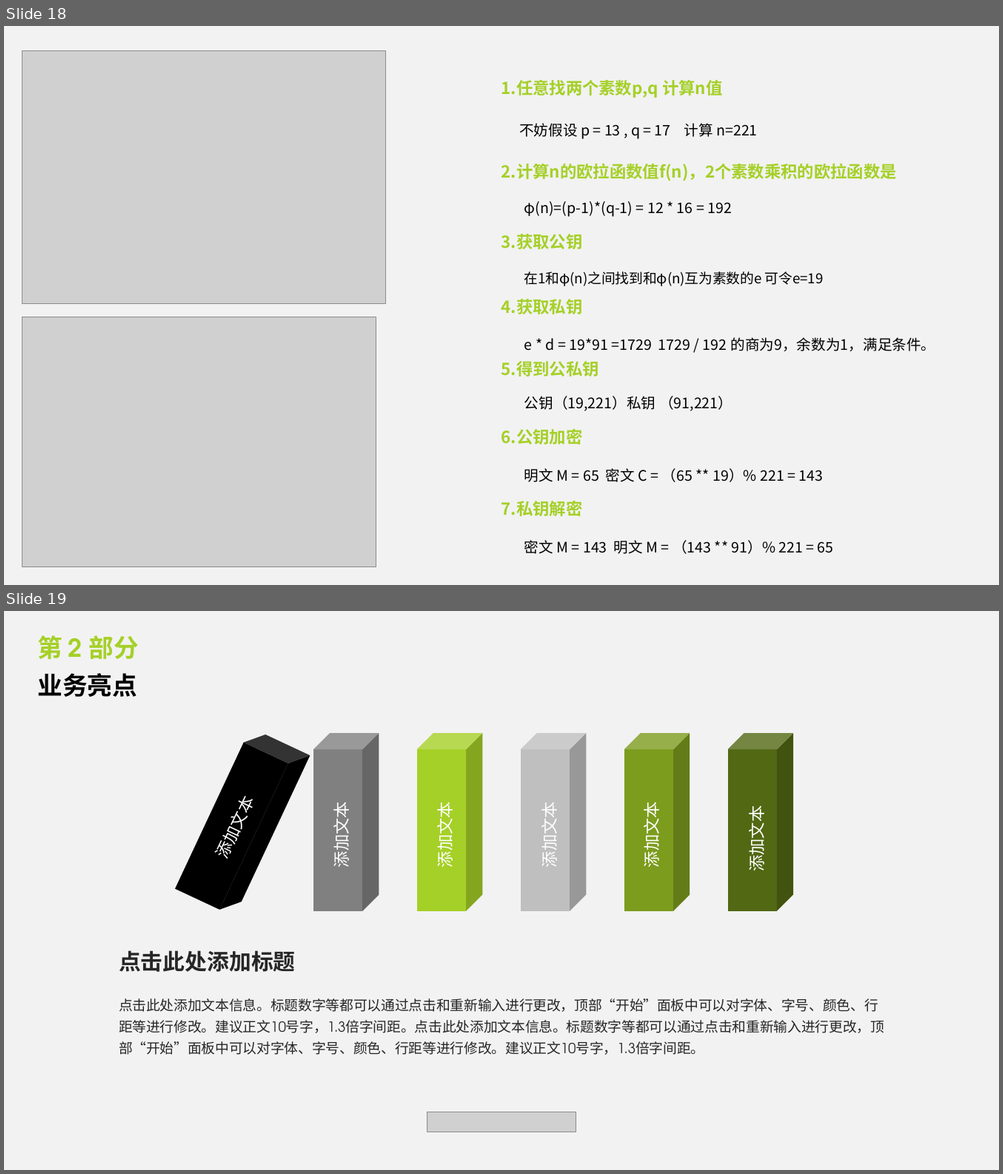
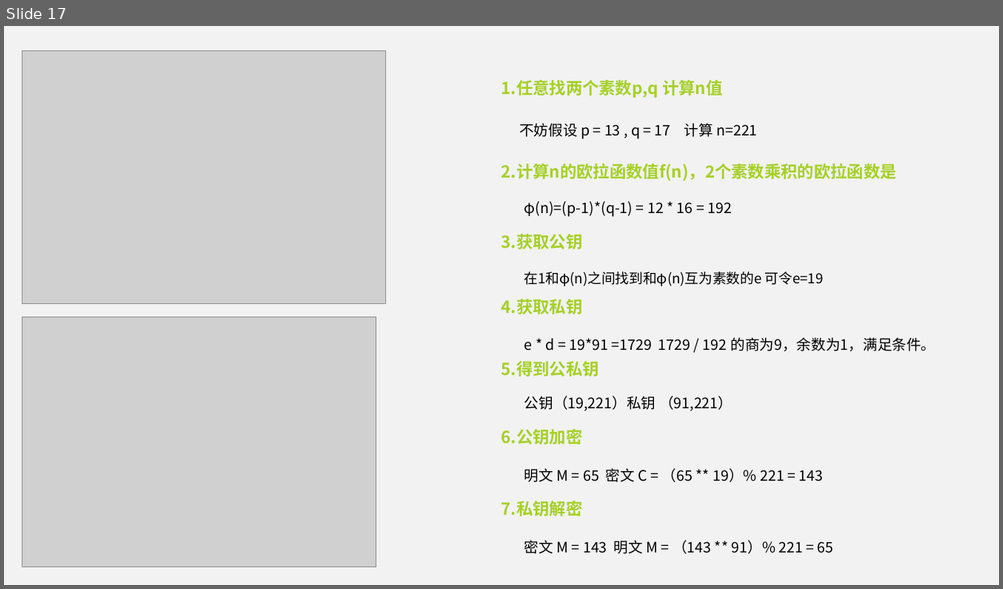
Before and after one commit to mikemikemao/c-11, a slide deck: encryption.pptx. Shown one above the other, each under a label of ours: slides 18 and 19 before the commit, slide 17 after it. The pictures are 1003x1174 and 1003x589 pixels, drawn with LibreOffice and Linux fonts; fonts in the diff are those of the drawing; grey boxes stand for pictures. Boxes give left, top, right and bottom in pixels: in the first picture for what was removed or moved away, otherwise in the second. Text is boxed around its words. In the diff, an @@ line names an element or a change of style, - is before the commit and + after.

```diff
--- a/encryption.pptx
+++ b/encryption.pptx
@@ slide 19 removed at [4, 611, 999, 1170], background #F2F2F2 @@
@@ text removed at [37, 635, 139, 659] @@
-第 2 部分
@@ text removed at [37, 673, 136, 697] @@
-业务亮点
@@ cube removed at [175, 728, 310, 917] @@
@@ cube removed at [313, 733, 378, 911] @@
@@ cube removed at [417, 733, 482, 911] @@
@@ cube removed at [521, 733, 586, 911] @@
@@ cube removed at [624, 733, 690, 911] @@
@@ cube removed at [728, 733, 794, 911] @@
@@ text removed at [207, 803, 253, 859] @@
-添加文本
@@ text removed at [328, 808, 352, 866] @@
-添加文本
@@ text removed at [432, 808, 455, 866] @@
-添加文本
@@ text removed at [537, 808, 560, 866] @@
-添加文本
@@ text removed at [639, 808, 663, 866] @@
-添加文本
@@ text removed at [743, 812, 767, 870] @@
-添加文本
@@ text removed at [119, 951, 296, 972] @@
-点击此处添加标题
@@ text removed at [119, 999, 884, 1055] @@
-点击此处添加文本信息。标题数字等都可以通过点击和重新输入进行更改，顶部“开始”面板中可以对字体、字号、颜色、行距等进行修改。建议正文10号字，1.3倍字间距。点击此处添加文本信息。标题数字等都可以通过点击和重新输入进行更改，顶部“开始”面板中可以对字体、字号、颜色、行距等进行修改。建议正文10号字，1.3倍字间距。
@@ picture removed at [427, 1113, 576, 1133] @@
@@ what was slide 18 is now slide 17 @@
```
Also in this commit, not shown: 8 slides changed, 14 slides added, 6 other slides removed.
